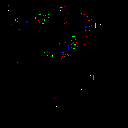
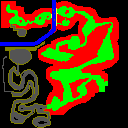
Revision of a layered w=128, h=128 image; what changed, layer by layer:
hid "objects" over [8, 5, 101, 107]
showed "map", painted on it over [0, 0, 119, 128]
